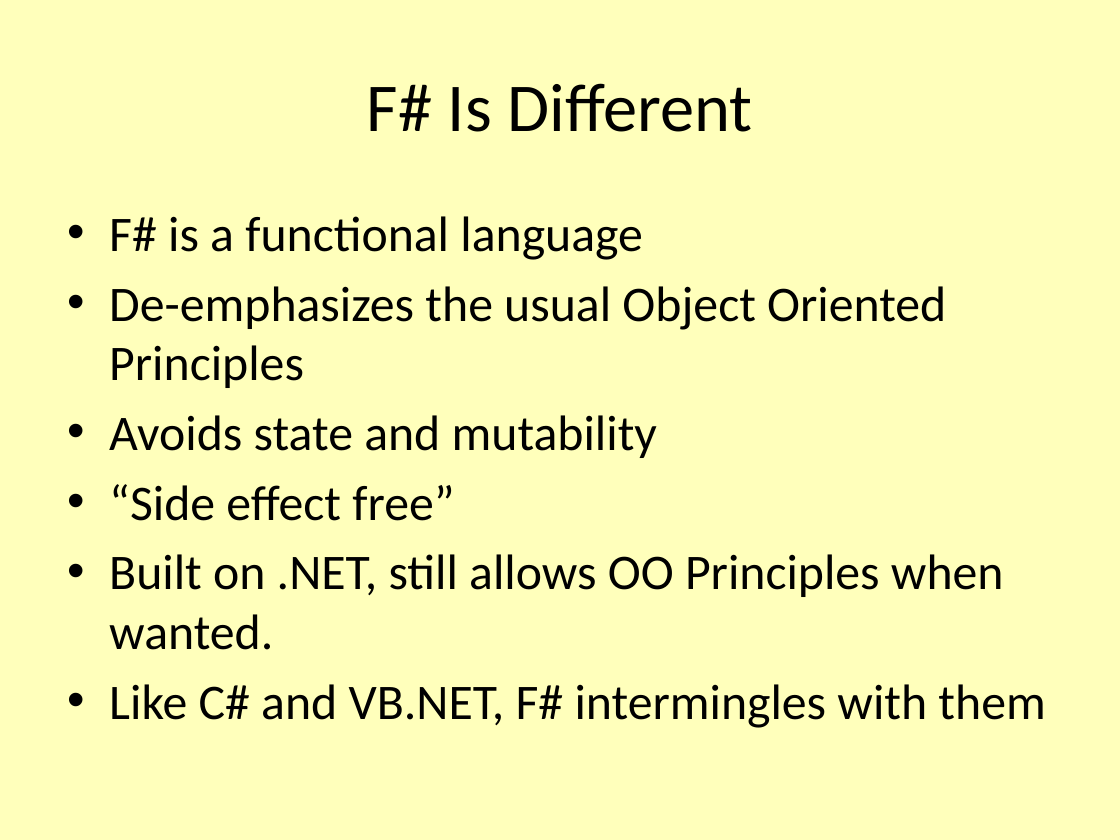
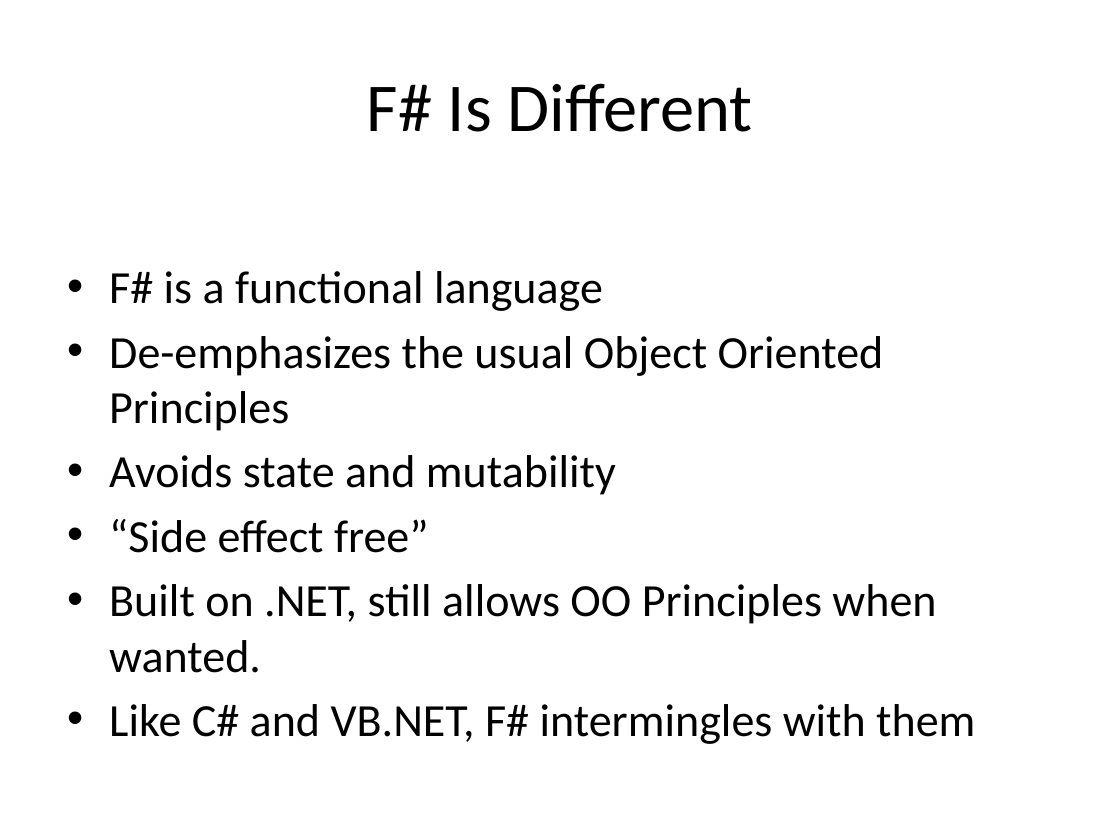
Before and after one commit to vcsjones/Presentations, a slide deck: slide 4 of RCC.2010.2/F.pptx. Drawn at 1120x840 pixels with LibreOffice and Linux fonts; fonts in the diff are those of the drawing; background and template pictures are left out. Boxes give left, top, right and bottom in pixels: in the first picture for what was removed or moved away, otherwise in the second. Text is boxed around its words. In the diff, an @@ line names an element or a change of style, - is before the commit and + after.

```diff
--- a/RCC.2010.2/F.pptx
+++ b/RCC.2010.2/F.pptx
@@ background #FFFFBB to #FFFFFF @@
@@ text "F# is a functional language": place and size @@
-text "F# is a functional language" at [109,216,1045,728]
+text "F# is a functional language" at [109,271,975,744]
@@ text "F# is a functional language" at [109,271,975,744]: size 32 to 29.6 pt @@
```
Also in this commit, not shown: 11 other slides changed, 5 slides added, 11 other files.
